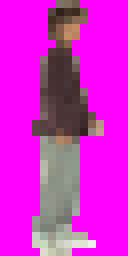
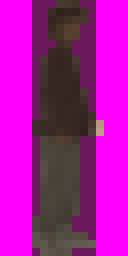
Revision of a layered w=128, h=256 image; what changed, layer by layer:
showed "New Layer#1" over [32, 0, 96, 256]
